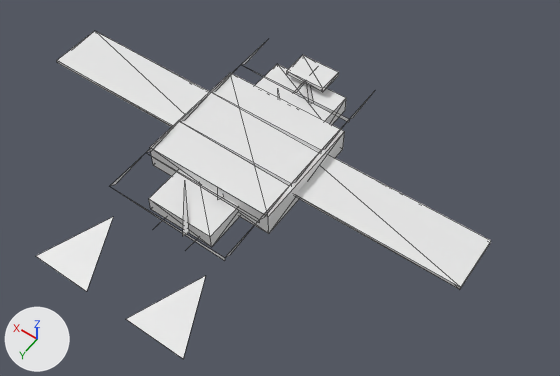
A saved change to the OBJ model GameData/Meshes/Designs/korath/korath_cruiser_mk2_26.obj.
Rendered twice from a 50 mm lens placed at (-9.09, 11.19, 16.98), pointed at (-1.43, 0.47, 0.13). Every picture has the same lights, and +X, +Y and +Z are marked at lower left. The first picture is the older version. Mesh edges are drawn as thin lines. Where no turn or scale is listed for an object, it has been applied to the vertices. Vertices at exactly the same position are counted once.

Before the edit, the objects in view are built like this:
```python
me_korath_cruiser_mk2_26 = bpy.data.meshes.new('korath_cruiser_mk2_26')
me_korath_cruiser_mk2_26.from_pydata(...)  # 138 vertices, 108 faces; spans x -6.98..6.98, y -3.63..5.89, z -0.13..0.88
ob_korath_cruiser_mk2_26 = bpy.data.objects.new('korath_cruiser_mk2_26', me_korath_cruiser_mk2_26)
ob_korath_cruiser_mk2_26.location = (0.0, 0.0, 0.0)
```
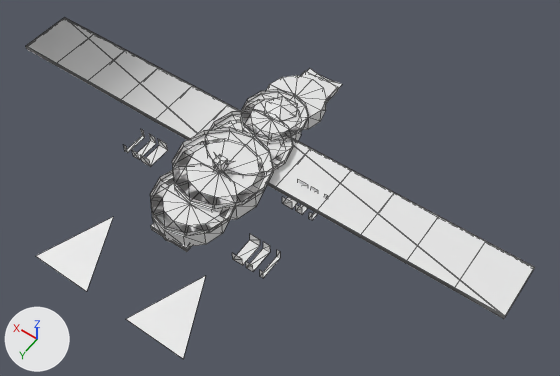
Patch to the scene script:
```diff
--- a/GameData/Meshes/Designs/korath/korath_cruiser_mk2_26.obj.py
+++ b/GameData/Meshes/Designs/korath/korath_cruiser_mk2_26.obj.py
@@ me_korath_cruiser_mk2_26 @@
 # used by ob_korath_cruiser_mk2_26; location = (0.0, 0.0, 0.0)
-me_korath_cruiser_mk2_26.from_pydata(...)  # 138 vertices, 108 faces; spans x -6.98..6.98, y -3.63..5.89, z -0.13..0.88
+me_korath_cruiser_mk2_26.from_pydata(...)  # 690 vertices, 830 faces; spans x -8.21..8.21, y -4.0..5.89, z -0.02..1.07
+# me_korath_cruiser_mk2_26 part 1: a new loose piece, a box spanning x -0.61..0.61, y -3.75..3.51, z -0.02..0.16
+# me_korath_cruiser_mk2_26 part 2: a new loose piece, a box spanning x -0.14..0.14, y 1.07..1.35, z 0.77..1.07
+# me_korath_cruiser_mk2_26 part 3: the loose piece of 8 vertices spanning x -1.26..1.26, y -3.14..-1.93, z 0.03..0.55 is rebuilt with 28 vertices and now spans x -0.93..0.93, y -3.22..-1.37, z 0.07..0.55
+# me_korath_cruiser_mk2_26 part 4: the loose piece of 8 vertices spanning x -1.05..1.05, y 1.09..3.02, z 0.0..0.48 is rebuilt with 28 vertices and now spans x -1.05..1.05, y 1.49..3.59, z 0.07..0.55
+# me_korath_cruiser_mk2_26 part 5: the loose piece of 8 vertices spanning x -6.98..-0.08, y -1.09..0.6, z 0.34..0.44 is rebuilt with 80 vertices and now spans x -8.21..-0.12, y -0.97..0.73, z 0.35..0.48
+# me_korath_cruiser_mk2_26 part 6: the loose piece of 8 vertices spanning x 0.08..6.98, y -1.09..0.6, z 0.34..0.44 is rebuilt with 70 vertices and now spans x 0.12..8.21, y -0.97..0.73, z 0.35..0.48
+# me_korath_cruiser_mk2_26 part 7: the loose piece of 8 vertices spanning x -0.65..0.65, y -3.63..-2.78, z 0.73..0.88 is deleted
+# me_korath_cruiser_mk2_26 part 8: the loose piece of 3 vertices spanning x -0.57..0.57, y -3.63..-2.2, z 0.57..0.67 is deleted
+# me_korath_cruiser_mk2_26 part 9: 83 vertices removed from x -4.75..4.75, y -3.63..3.51, z -0.13..0.87; 454 vertices added at x -4.5..4.5, y -4.0..3.55, z -0.02..1.07
+# other edits to the shape of me_korath_cruiser_mk2_26 do not show in these pictures
```

Boxes [x1, y1, x2, y2] around the edits, measured in the pictures (560 x 376 px):
'korath_cruiser_mk2_26', reshaped (12% wider)
    before: [36, 31, 491, 358]
    after: [26, 17, 534, 358]
part 1 of me_korath_cruiser_mk2_26, added
    after: [151, 71, 338, 252]
part 2 of me_korath_cruiser_mk2_26, added
    after: [213, 154, 228, 172]
part 3 of me_korath_cruiser_mk2_26, rebuilt
    before: [255, 64, 346, 125]
    after: [267, 75, 326, 130]
part 4 of me_korath_cruiser_mk2_26, rebuilt
    before: [149, 171, 240, 247]
    after: [151, 178, 229, 246]
part 5 of me_korath_cruiser_mk2_26, rebuilt
    before: [295, 156, 491, 289]
    after: [267, 139, 534, 319]
part 6 of me_korath_cruiser_mk2_26, rebuilt
    before: [57, 31, 209, 127]
    after: [26, 17, 240, 140]
part 7 of me_korath_cruiser_mk2_26, deleted
    before: [287, 55, 339, 92]
part 8 of me_korath_cruiser_mk2_26, deleted
    before: [307, 85, 313, 104]
part 9 of me_korath_cruiser_mk2_26, cut back
    before: [110, 46, 374, 261]
    after: [123, 69, 342, 278]
